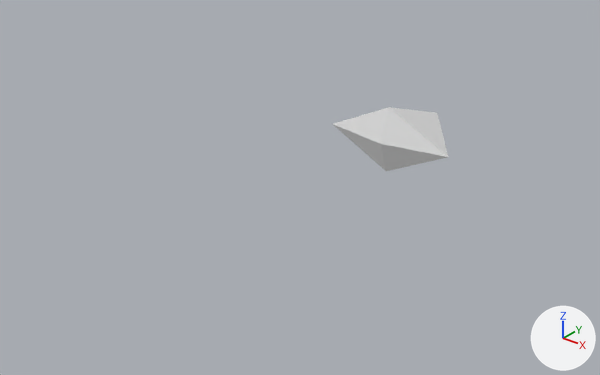
A saved change to the Blender file Model/bullet.blend.
Both versions are drawn from a 50 mm camera at (8.45, -14.43, 6.55) aimed at (-1.14, -2.44, -0.89). Arrows for +X, +Y and +Z are at lower right; the lights stay in place. The first picture is the older version.
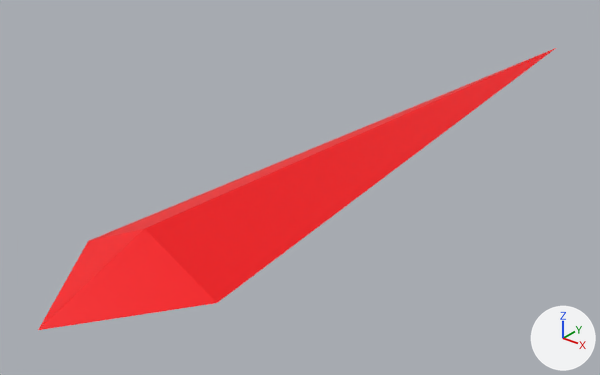
Patch to the scene script:
```diff
--- a/Model/bullet.blend.py
+++ b/Model/bullet.blend.py
@@ mat_white @@
+mat_white = principled_material('White')
+mat_white.base_color = (1.0, 0.0, 0.00328)  # red #ff000b
@@ me_cube @@
 me_cube.from_pydata(...)  # 7 vertices, 8 faces; spans x -1.0..1.0, y -1.26..1.0, z -1.0..1.0
-me_cube.materials.append(mat_material)  # white #e7e7e7
+me_cube.materials.append(mat_white)  # red #ff000b
@@ ob_cube @@
 ob_cube.rotation_euler = (0.0, 0.785, 0.0)  # degrees (0, 45, 0)
+ob_cube.scale = (1.0, 7.5, 1.0)
```

Where the change shows, as pixel boxes [x1, y1, x2, y2] in the pictures (600 x 375 px):
'Cube', recoloured, rescaled (347% wider, 335% taller): before [333, 107, 448, 171]; after [38, 48, 556, 330]
